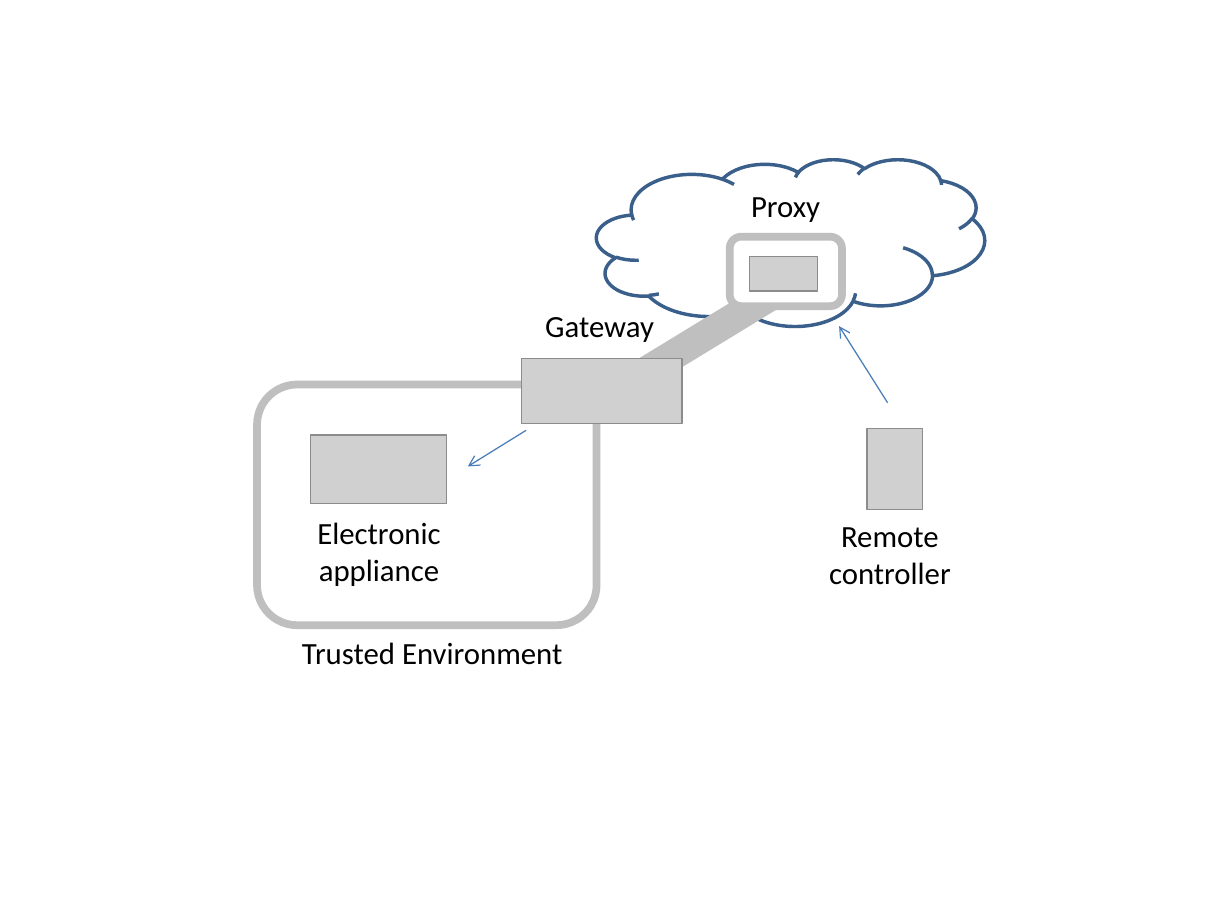
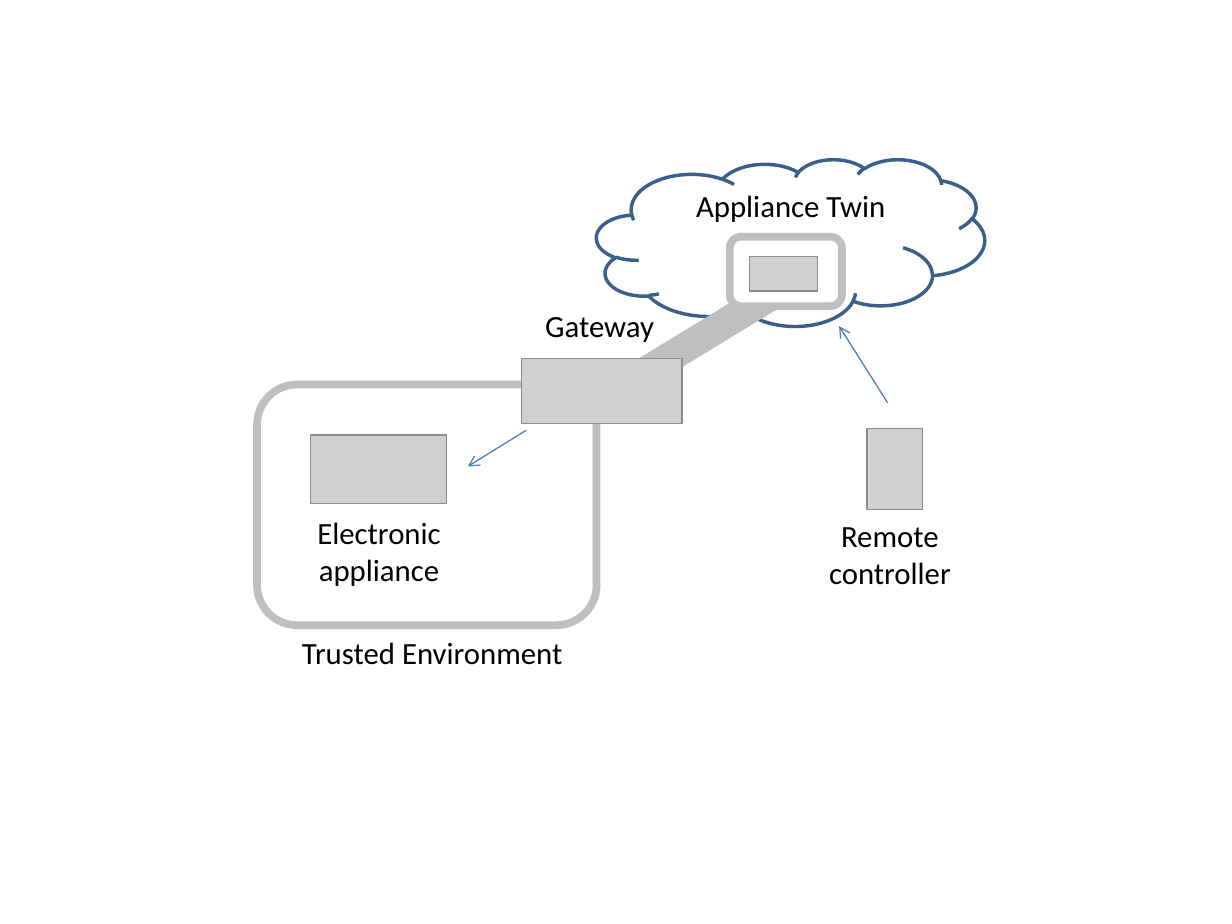
Before and after one commit to w3c/wot-architecture, a slide deck: slide 7 of images/wot-use-cases/wot-use-cases.pptx. Drawn at 1232x924 pixels with LibreOffice and Linux fonts; fonts in the diff are those of the drawing; grey boxes stand for pictures. Boxes give left, top, right and bottom in pixels: in the first picture for what was removed or moved away, otherwise in the second. Text is boxed around its words. In the diff, an @@ line names an element or a change of style, - is before the commit and + after.

Commit message:
align terminology: use ditial twin instead of proxy (Issue 98)

```diff
--- a/images/wot-use-cases/wot-use-cases.pptx
+++ b/images/wot-use-cases/wot-use-cases.pptx
@@ text at <box>696,195,885,222</box>: text changed @@
-Proxy
+Appliance Twin
```
Also in this commit, not shown: 3 other files.
